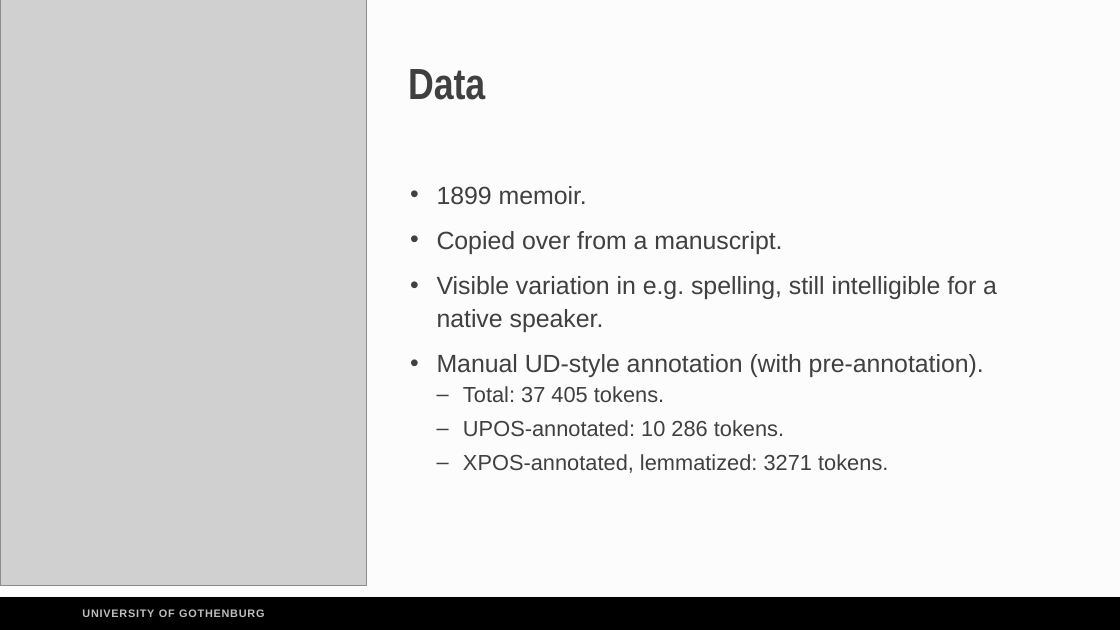
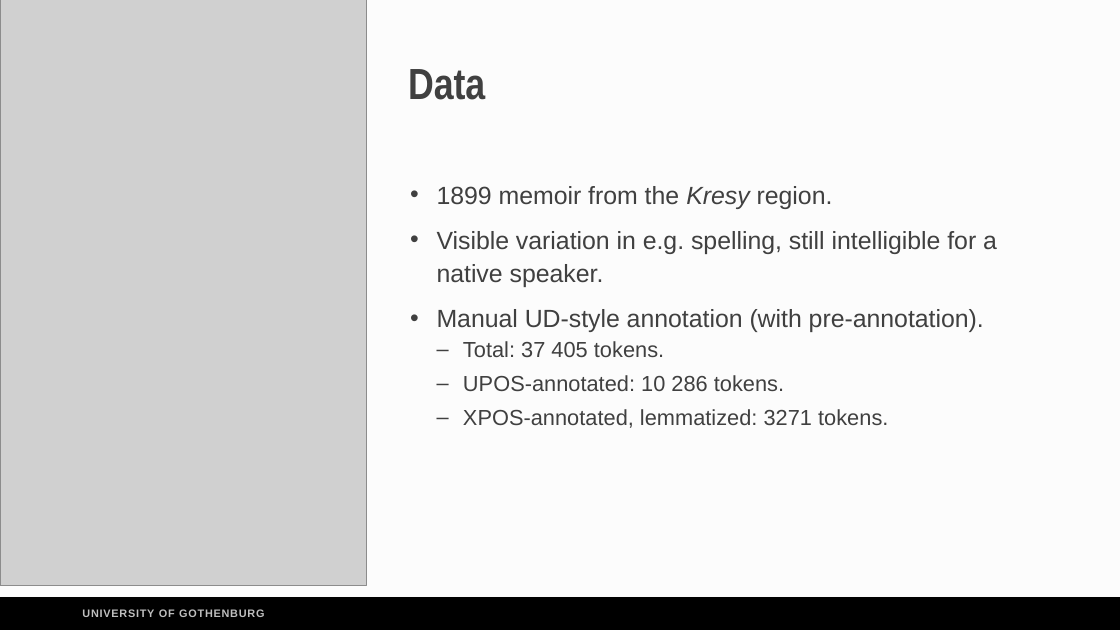
Before and after one commit to Turtilla/WSMF-presentation, a slide deck: slide 5 of presentation/WSMF_presentation.pptx (slide 4 before the commit). Drawn at 1120x630 pixels with LibreOffice and Linux fonts; fonts in the diff are those of the drawing; grey boxes stand for pictures. Boxes give left, top, right and bottom in pixels: in the first picture for what was removed or moved away, otherwise in the second. Text is boxed around its words. In the diff, an @@ line names an element or a change of style, - is before the commit and + after.

```diff
--- a/presentation/WSMF_presentation.pptx
+++ b/presentation/WSMF_presentation.pptx
@@ text at [437,186,833,209]: text changed @@
-• 1899 memoir.
-• Copied over from a manuscript.
+• 1899 memoir from the Kresy region.
```
Also in this commit, not shown: 7 other slides changed, 1 slide added, 1 slide removed, 1 other file.
